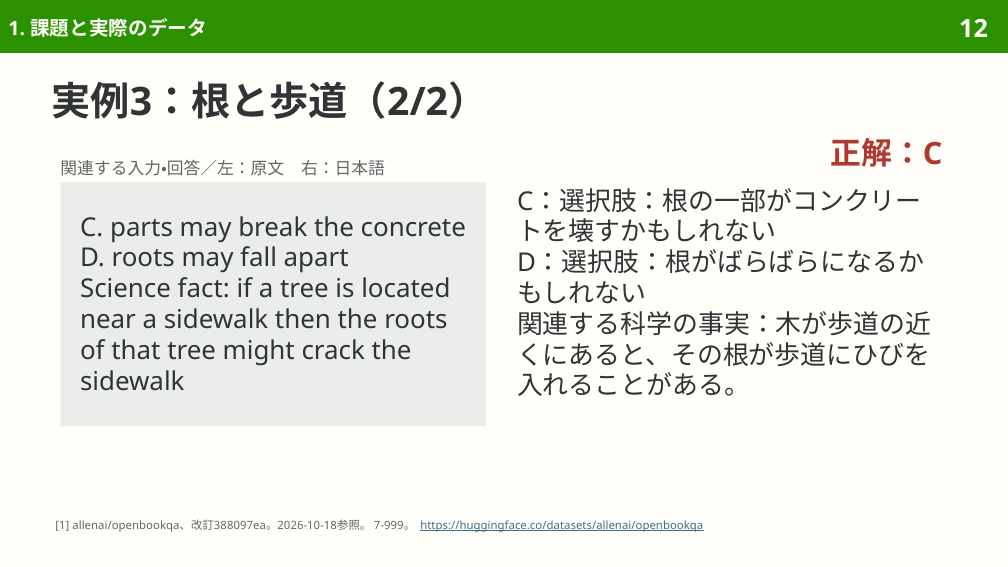
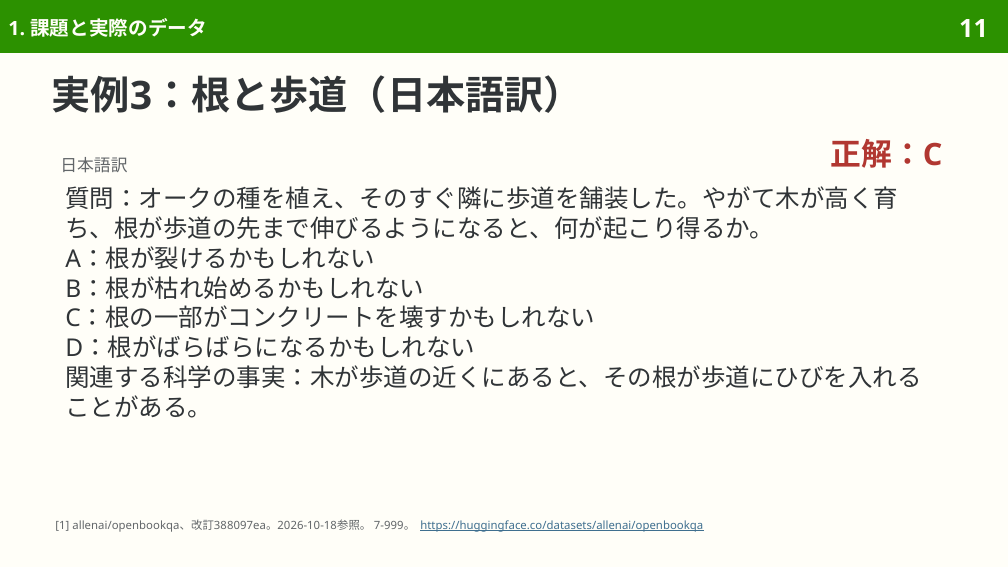
Before and after one commit to sasakiy84/datasets-in-10-minutes, a slide deck: slide 11 of slides/datasets-in-10-minutes-openbookqa.pptx (slide 12 before the commit). Drawn at 1008x567 pixels with LibreOffice and Linux fonts; fonts in the diff are those of the drawing. Boxes give left, top, right and bottom in pixels: in the first picture for what was removed or moved away, otherwise in the second. Text is boxed around its words. In the diff, an @@ line names an element or a change of style, - is before the commit and + after.

```diff
--- a/slides/datasets-in-10-minutes-openbookqa.pptx
+++ b/slides/datasets-in-10-minutes-openbookqa.pptx
@@ page number at (959, 19, 988, 37): text changed @@
-12
+11
@@ title at (52, 75, 583, 113): text changed @@
-実例3：根と歩道（2/2）
+実例3：根と歩道（日本語訳）
@@ text removed at (60, 160, 385, 176) @@
-関連する入力・回答／左：原文 右：日本語
@@ text added at (60, 157, 127, 173), 12 pt, text #626669 @@
+日本語訳
@@ rectangle removed at (60, 182, 486, 426) @@
-C. parts may break the concrete
-D. roots may fall apart
-Science fact: if a tree is located near a sidewalk then the roots of that tree might crack the sidewalk
@@ text at (65, 186, 898, 358): text changed; size 18.5 to 17.5 pt @@
-C：選択肢：根の一部がコンクリートを壊すかもしれない
-D：選択肢：根がばらばらになるかもしれない
+質問：オークの種を植え、そのすぐ隣に歩道を舗装した。やがて木が高く育ち、根が歩道の先まで伸びるようになると、何が起こり得るか。
+A：根が裂けるかもしれない
+B：根が枯れ始めるかもしれない
+C：根の一部がコンクリートを壊すかもしれない
+D：根がばらばらになるかもしれない
@@ text "質問：オークの種を植え、そのすぐ隣に歩道を舗装した。やがて木が高く育ち、根が歩道の先まで伸びるようになると、何が起こり得 ...": place and size @@
-text "質問：オークの種を植え、そのすぐ隣に歩道を舗装した。やがて木が高く育ち、根が歩道の先まで伸びるようになると、何が起こり得 ..." at (517, 188, 931, 396)
+text "質問：オークの種を植え、そのすぐ隣に歩道を舗装した。やがて木が高く育ち、根が歩道の先まで伸びるようになると、何が起こり得 ..." at (65, 186, 921, 418)
@@ text at (65, 365, 921, 418): size 18.5 to 17.5 pt in "関連する科学の事実：木が歩道の近くにあると、その根が歩道にひびを入れることがある。"; line spacing 22pt to 21.4pt @@
```
Also in this commit, not shown: 12 other slides changed, 5 slides removed, 9 other files.
